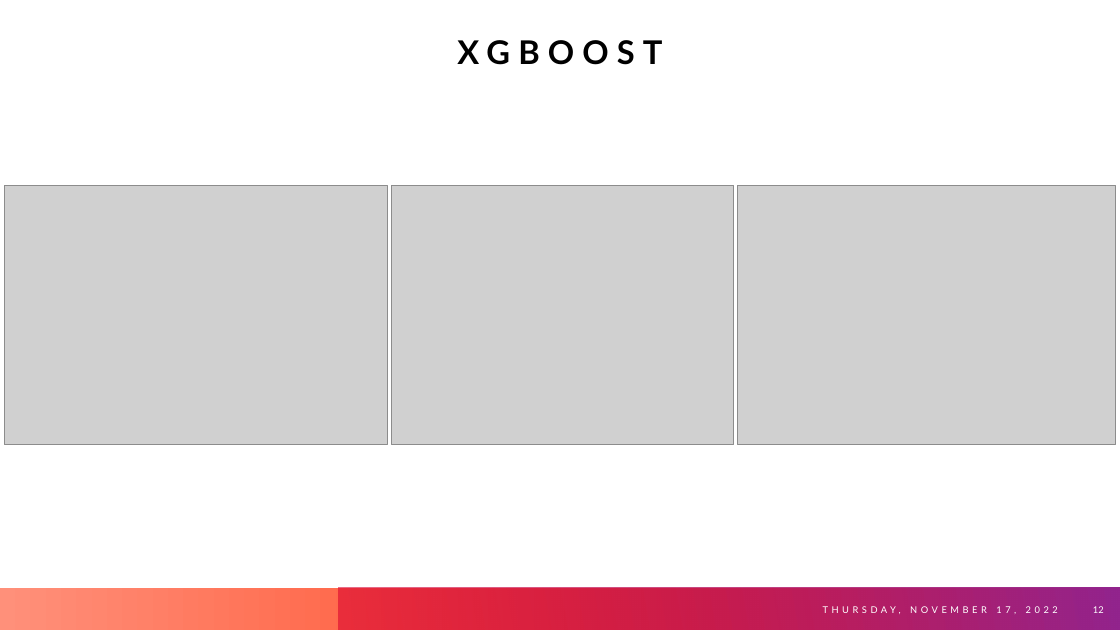
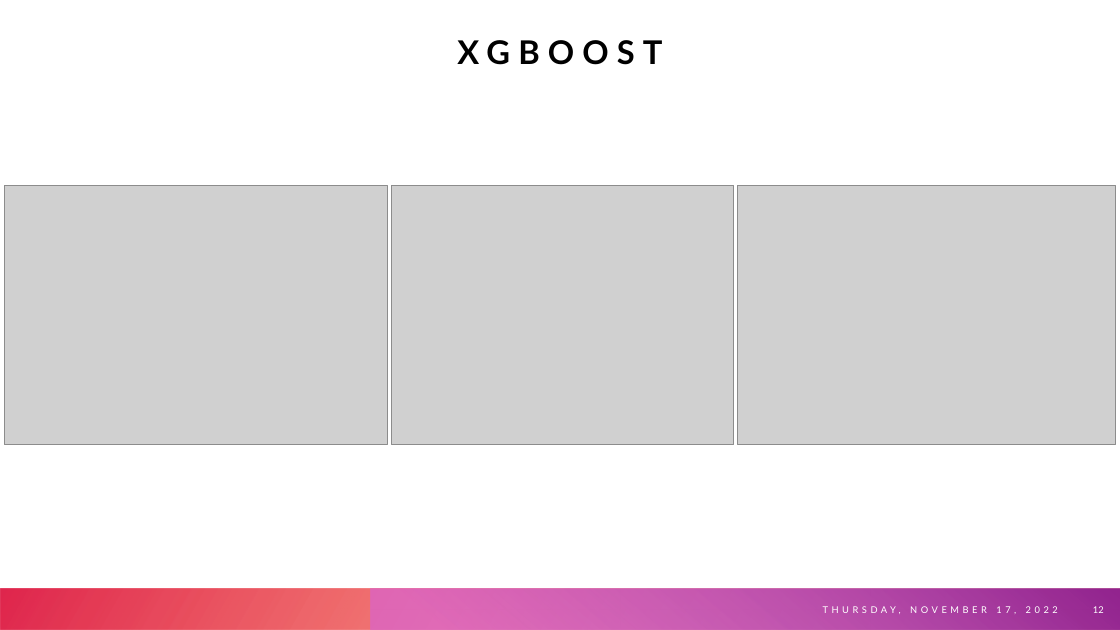
Before and after one commit to JoaoAnt42/FAA_TitanicSpace, a slide deck: slide 12 of Slides/Slides.pptx. Drawn at 1120x630 pixels with LibreOffice and Linux fonts; fonts in the diff are those of the drawing; grey boxes stand for pictures. Boxes give left, top, right and bottom in pixels: in the first picture for what was removed or moved away, otherwise in the second. Text is boxed around its words. In the diff, an @@ line names an element or a change of style, - is before the commit and + after.

```diff
--- a/Slides/Slides.pptx
+++ b/Slides/Slides.pptx
@@ rectangle at (x1=0, y1=588, x2=1120, y2=630): fill gradient #FF411C to #FF907A to gradient #FE4A00 to #DA002F; rotation 0 to 180 degrees @@
@@ rectangle added at (x1=0, y1=589, x2=1120, y2=630), fill gradient #FE4A00 to #DA002F @@
@@ rectangle resized from (x1=339, y1=588, x2=1120, y2=630) to (x1=371, y1=589, x2=1120, y2=630) @@
@@ rectangle at (x1=371, y1=589, x2=1120, y2=630): fill gradient #DA002F to #92248E to gradient #D861D4 to #92248E @@
@@ rectangle added at (x1=371, y1=588, x2=1120, y2=630), fill gradient #D861D4 to #92248E @@
```
Also in this commit, not shown: 1 slide added.
